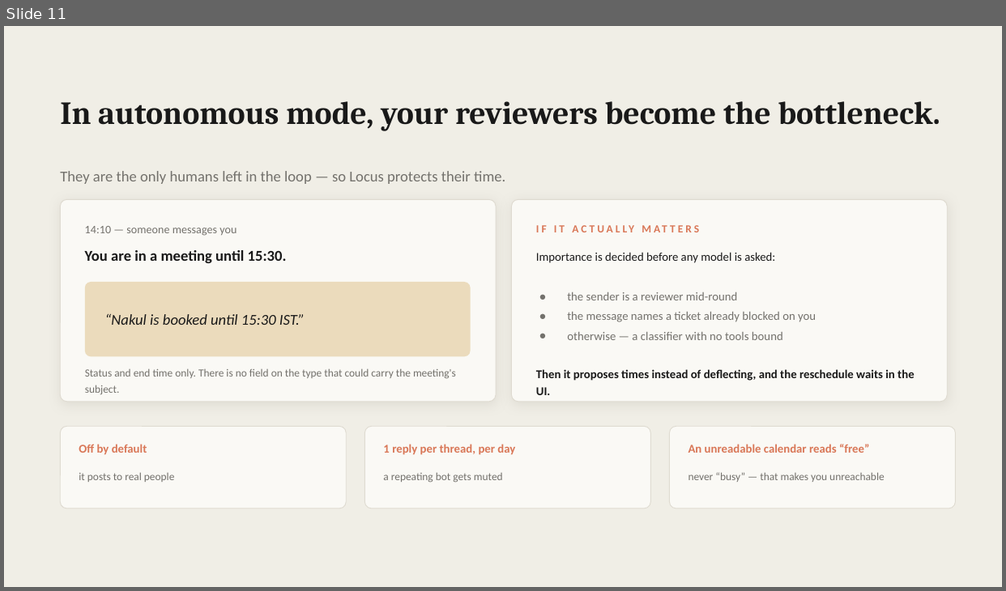
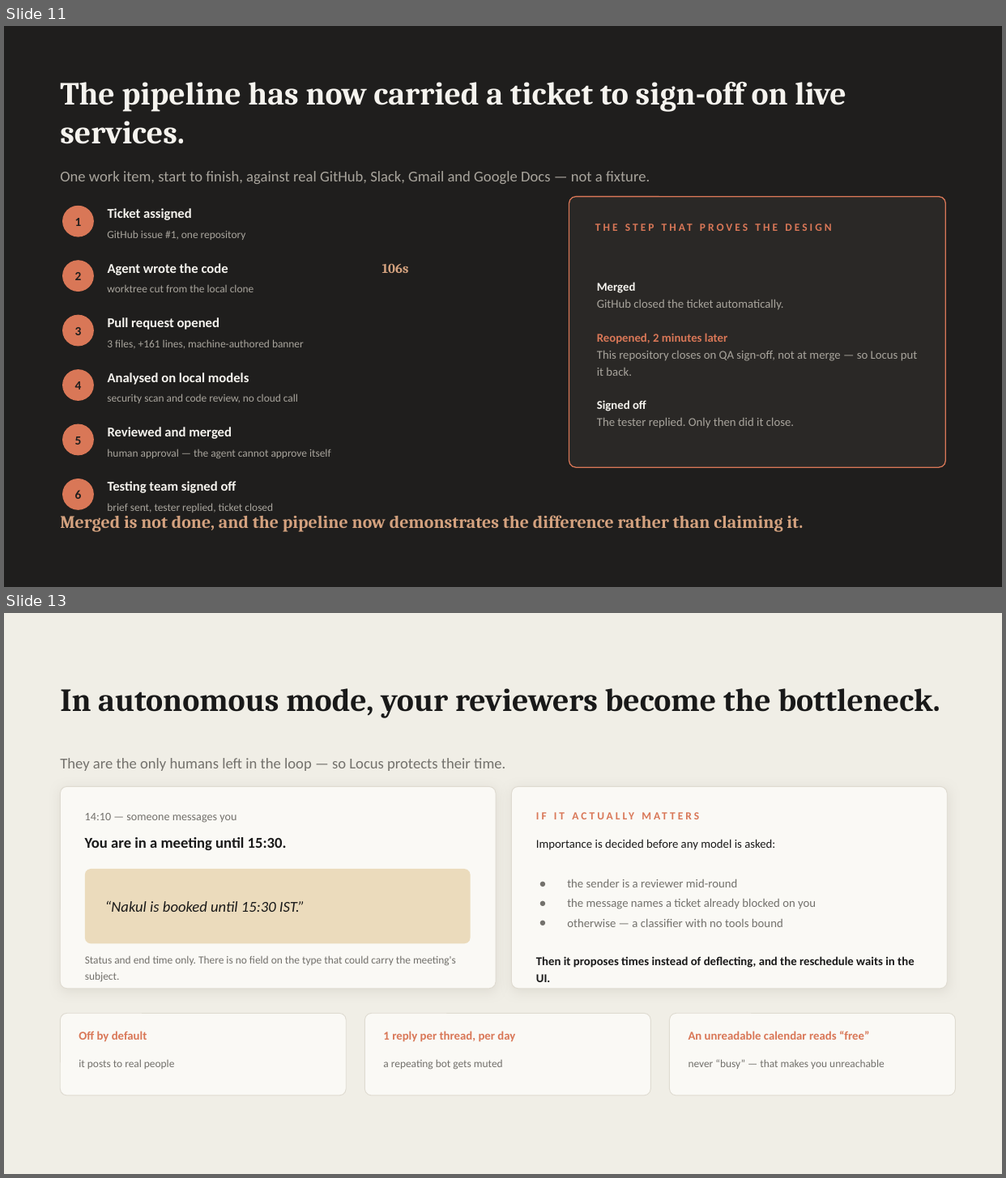
Before and after one commit to nakultt/locus, a slide deck: docs/pitch/hackathon/Locus-hackathon.pptx. Shown one above the other, each under a label of ours: slide 11 before the commit, slides 11 and 13 after it; the slides between them are not shown. The pictures are 1006x591 and 1006x1178 pixels, drawn with LibreOffice and Linux fonts; fonts in the diff are those of the drawing. Boxes give left, top, right and bottom in pixels: in the first picture for what was removed or moved away, otherwise in the second. Text is boxed around its words. In the diff, an @@ line names an element or a change of style, - is before the commit and + after.

```diff
--- a/docs/pitch/hackathon/Locus-hackathon.pptx
+++ b/docs/pitch/hackathon/Locus-hackathon.pptx
@@ slide 11 added at (x1=4, y1=26, x2=1002, y2=587), background #1F1E1D @@
@@ text added at (x1=60, y1=82, x2=846, y2=144), 31 pt, text #F5F3EE, bold @@
+The pipeline has now carried a ticket to sign-off on live services.
@@ text added at (x1=60, y1=171, x2=650, y2=184), 14.5 pt, text #A8A49C @@
+One work item, start to finish, against real GitHub, Slack, Gmail and Google Docs — not a fixture.
@@ ellipse added at (x1=62, y1=206, x2=94, y2=237), fill #D97757, 12 pt, text #1F1E1D, bold @@
+1
@@ text added at (x1=108, y1=208, x2=192, y2=220), 13 pt, text #F5F3EE, bold @@
+Ticket assigned
@@ rounded rectangle added at (x1=569, y1=197, x2=946, y2=467), fill #2A2826, outline #D97757 1 pt @@
@@ text added at (x1=107, y1=231, x2=246, y2=240), 10.5 pt, text #A8A49C @@
+GitHub issue #1, one repository
@@ ellipse added at (x1=62, y1=260, x2=94, y2=292), fill #D97757, 12 pt, text #1F1E1D, bold @@
+2
@@ text added at (x1=108, y1=263, x2=228, y2=275), 13 pt, text #F5F3EE, bold @@
+Agent wrote the code
@@ text added at (x1=382, y1=263, x2=409, y2=273), 13 pt, text #D4A27F, bold @@
+106s
@@ text added at (x1=107, y1=285, x2=254, y2=292), 10.5 pt, text #A8A49C @@
+worktree cut from the local clone
@@ text added at (x1=597, y1=282, x2=917, y2=429), 11.5 pt, text #A8A49C @@
+Merged
+GitHub closed the ticket automatically.
+Reopened, 2 minutes later
+This repository closes on QA sign-off, not at merge — so Locus put it back.
+Signed off
+The tester replied. Only then did it close.
@@ ellipse added at (x1=62, y1=315, x2=94, y2=347), fill #D97757, 12 pt, text #1F1E1D, bold @@
+3
@@ text added at (x1=597, y1=300, x2=684, y2=426), 10.5 pt, text #D97757, bold @@
+THE STEP THAT PROVES THE DESIGN
@@ text added at (x1=107, y1=339, x2=304, y2=349), 10.5 pt, text #A8A49C @@
+3 files, +161 lines, machine-authored banner
@@ text added at (x1=108, y1=318, x2=219, y2=330), 13 pt, text #F5F3EE, bold @@
+Pull request opened
@@ ellipse added at (x1=62, y1=369, x2=94, y2=401), fill #D97757, 12 pt, text #1F1E1D, bold @@
+4
@@ text added at (x1=108, y1=373, x2=249, y2=385), 13 pt, text #F5F3EE, bold @@
+Analysed on local models
@@ text added at (x1=107, y1=394, x2=298, y2=403), 10.5 pt, text #A8A49C @@
+security scan and code review, no cloud call
@@ ellipse added at (x1=62, y1=425, x2=94, y2=456), fill #D97757, 12 pt, text #1F1E1D, bold @@
+5
@@ text added at (x1=108, y1=427, x2=232, y2=439), 13 pt, text #F5F3EE, bold @@
+Reviewed and merged
@@ text added at (x1=107, y1=449, x2=331, y2=459), 10.5 pt, text #A8A49C @@
+human approval — the agent cannot approve itself
@@ ellipse added at (x1=62, y1=479, x2=94, y2=510), fill #D97757, 12 pt, text #1F1E1D, bold @@
+6
@@ text added at (x1=108, y1=481, x2=236, y2=493), 13 pt, text #F5F3EE, bold @@
+Testing team signed off
@@ text added at (x1=60, y1=511, x2=803, y2=532), 17 pt, text #D4A27F, bold @@
+Merged is not done, and the pipeline now demonstrates the difference rather than claiming it.
@@ text added at (x1=107, y1=503, x2=273, y2=513), 10.5 pt, text #A8A49C @@
+brief sent, tester replied, ticket closed
@@ what was slide 11 is now slide 13 @@
```
Also in this commit, not shown: 4 slides changed, 1 other slide added, 13 other files.
